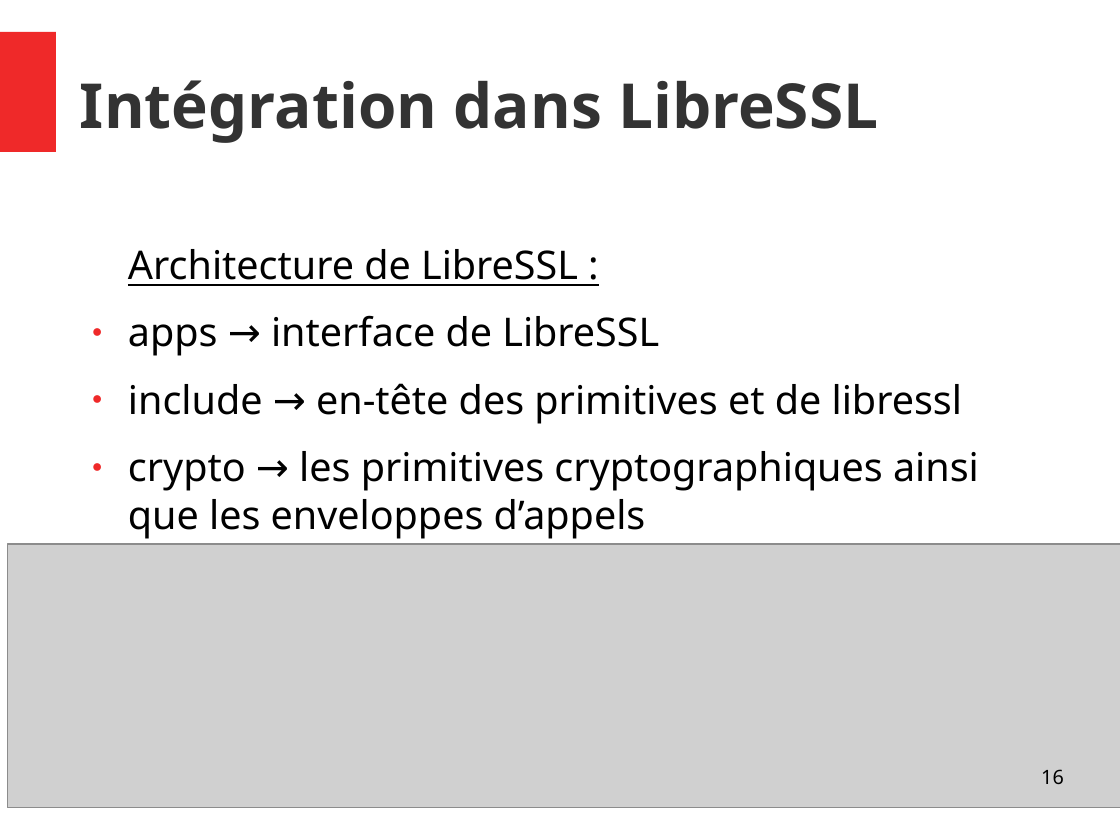
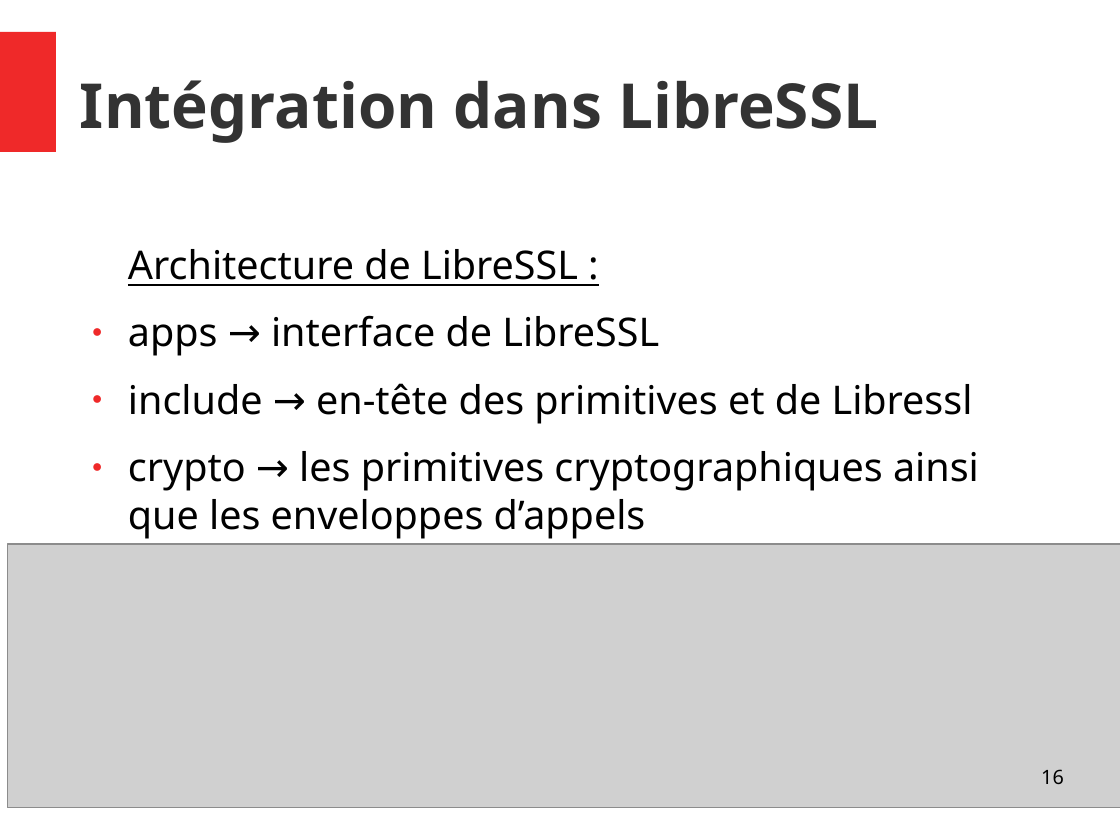
Before and after one commit to Allard-Chris/Aria, a slide deck: slide 16 of docs/[M2CSI]_ICP_Aria_Allard_Aulagnier.odp. Drawn at 1120x840 pixels with LibreOffice and Linux fonts; fonts in the diff are those of the drawing; grey boxes stand for pictures. Boxes give left, top, right and bottom in pixels: in the first picture for what was removed or moved away, otherwise in the second. Text is boxed around its words. In the diff, an @@ line names an element or a change of style, - is before the commit and + after.

Commit message:
The end ! gg for the work !

```diff
--- a/docs/[M2CSI]_ICP_Aria_Allard_Aulagnier.odp
+++ b/docs/[M2CSI]_ICP_Aria_Allard_Aulagnier.odp
@@ text at <box>128,383,973,424</box>: text changed @@
-● include → en-tête des primitives et de libressl
+● include → en-tête des primitives et de Libressl
```
